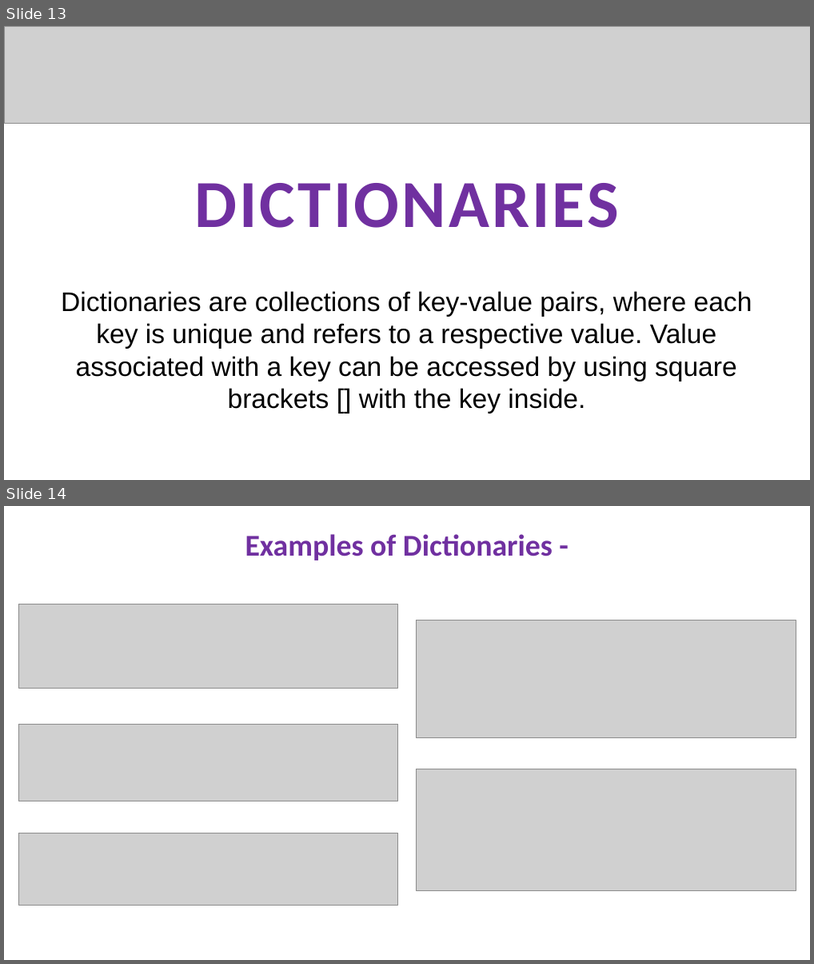
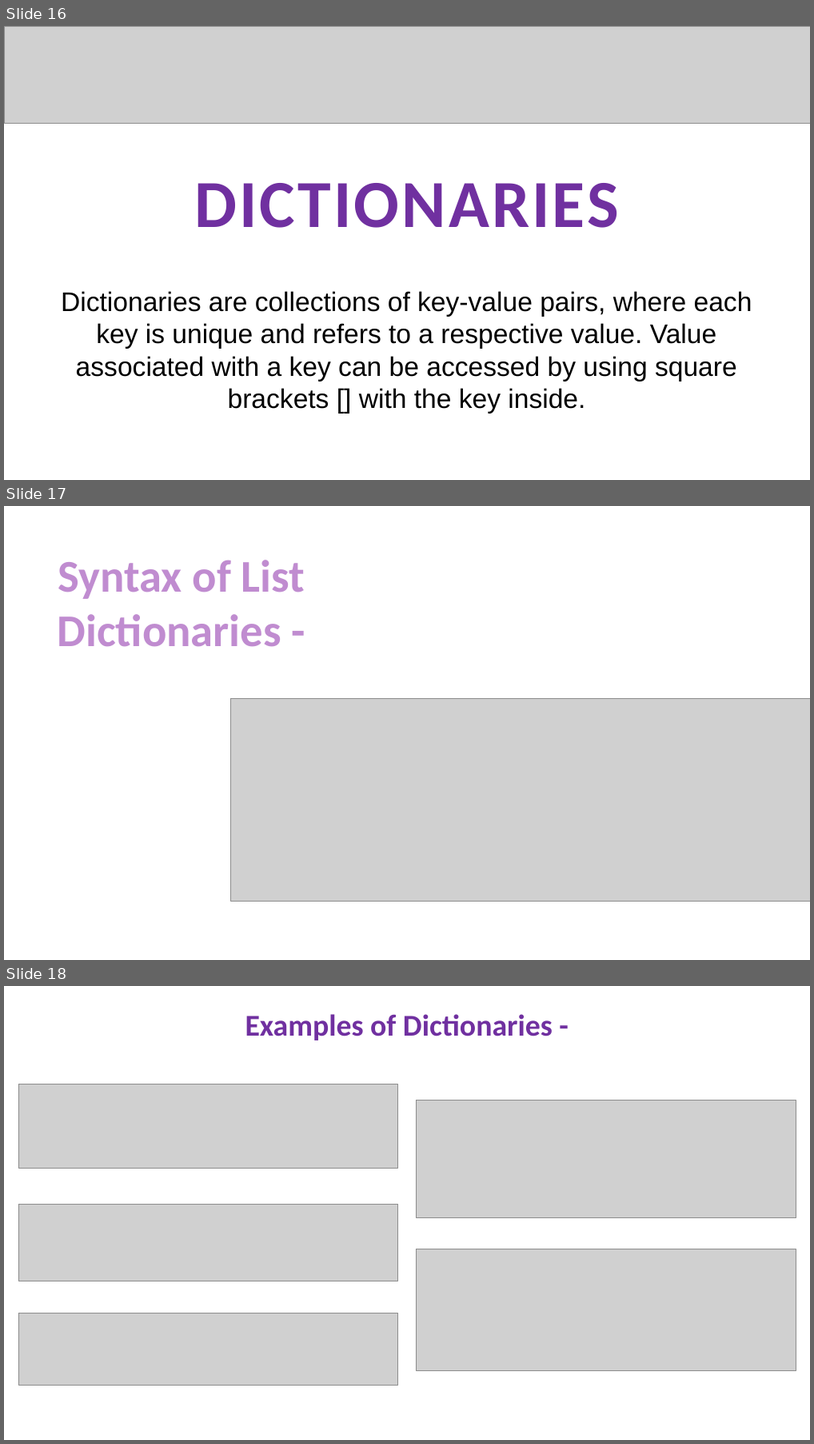
Before and after one commit to Ras-codes/Basic-Python-Data-Manipulation, a slide deck: Python Basic Data Manipulation Project Presentation.pptx. Shown one above the other, each under a label of ours: slides 13 and 14 before the commit, slides 16, 17 and 18 after it. The pictures are 814x964 and 814x1444 pixels, drawn with LibreOffice and Linux fonts; fonts in the diff are those of the drawing; grey boxes stand for pictures. Boxes give left, top, right and bottom in pixels: in the first picture for what was removed or moved away, otherwise in the second. Text is boxed around its words. In the diff, an @@ line names an element or a change of style, - is before the commit and + after.

```diff
--- a/Python Basic Data Manipulation Project Presentation.pptx
+++ b/Python Basic Data Manipulation Project Presentation.pptx
@@ slide 17 added at (4,506,810,960), background #FFFFFF @@
@@ text added at (58,560,305,647), 54 pt, text #C08CD0, bold @@
+Syntax of List
+Dictionaries -
@@ picture added at (231,698,810,900) @@
@@ what was slide 13 is now slide 16 @@
@@ what was slide 14 is now slide 18 @@
```
Also in this commit, not shown: 4 slides changed, 5 other slides added.
